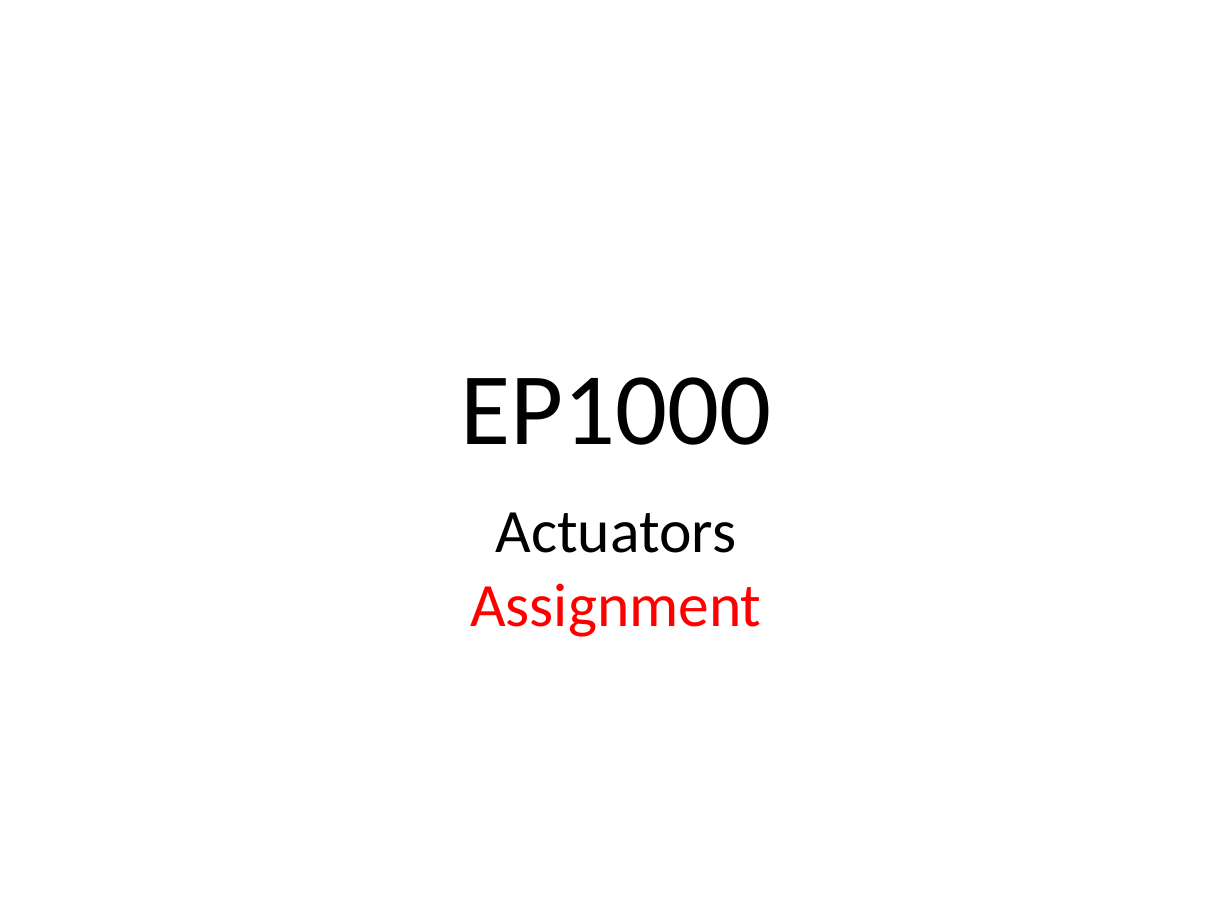
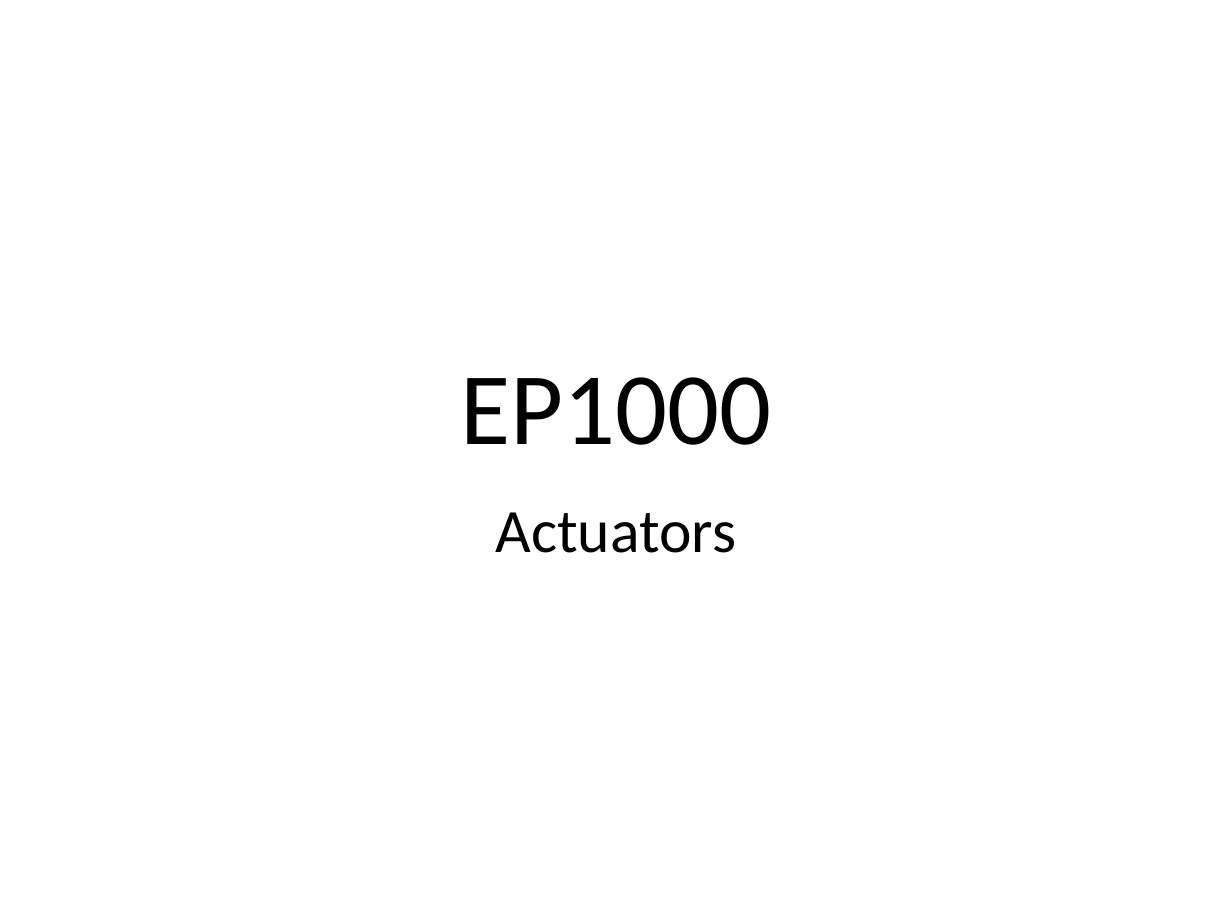
Before and after one commit to RDorville/digfab, a slide deck: slide 1 of presentations/ep1000_actuators/ep1000_actuators.pptx. Drawn at 1232x924 pixels with LibreOffice and Linux fonts; fonts in the diff are those of the drawing; background and template pictures are left out. Boxes give left, top, right and bottom in pixels: in the first picture for what was removed or moved away, otherwise in the second. Text is boxed around its words. In the diff, an @@ line names an element or a change of style, - is before the commit and + after.

Commit message:
updated actuators

```diff
--- a/presentations/ep1000_actuators/ep1000_actuators.pptx
+++ b/presentations/ep1000_actuators/ep1000_actuators.pptx
@@ subtitle at (496, 512, 736, 553): text changed; text colour #FF0000 to #000000 @@
-Actuators
-Assignment
+Actuators
```
Also in this commit, not shown: 3 other slides changed, 6 slides added, 14 other files.
